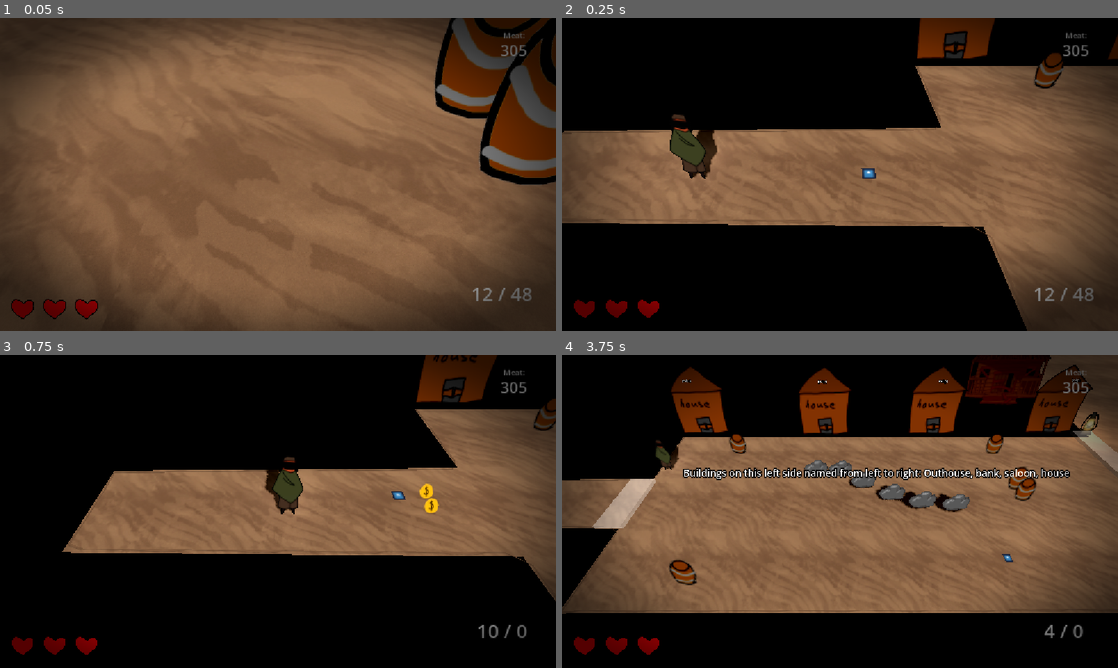
Above: before the commit, frames 1-4 (two rows, left to right).
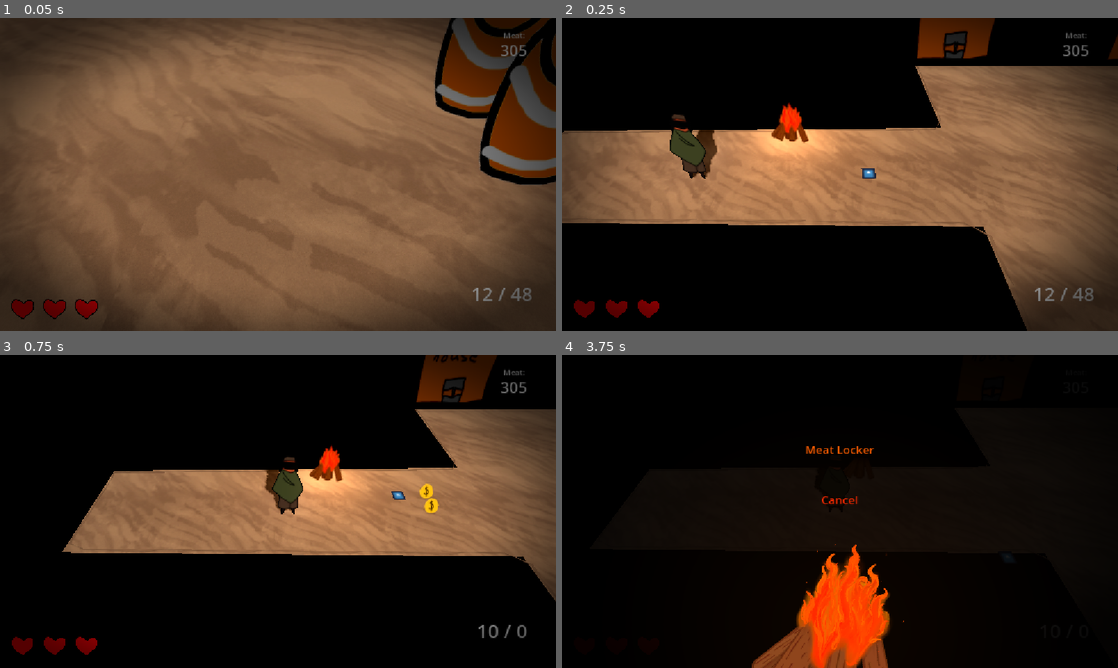
Above: after the commit, the same moments.

Repository: gmuGADIG/DEADSHOT
Game: Godot game, scene res://world/levels/town/level_town_v1.tscn
The game is run twice, just before and just after one commit, with the same random seed, the same clock (stepped at 60 frames per second) and the same inputs. This scene is started directly instead of the project's main scene. The engine's default icon, where the game draws it, is replaced by a stand-in: a white triangle on a blue panel in a dark square. Sound files missing from this copy of the repository are replaced by a short silence.
Inputs (mouse positions are in pixels of both pictures, inside the frame that each line leads up to):
- Up to frame 1 (0.05 s): no input
- Up to frame 2 (0.25 s): no input
- Up to frame 3 (0.75 s): move the mouse to (400, 495) at 0.52 s; press the mouse at (400, 495) at 0.53 s; hold D (move_right) from 0.53 s (still down)
- Up to frame 4 (3.75 s): tap E (interact) at 0.8, 1.35, 2.3, 2.85 s; move the mouse to (728, 527) at 1.27 s; release D (move_right) at 1.28 s; release the mouse at (728, 527) at 1.28 s; hold S (move_down) 1.28-2.03 s; click (728, 527) at 1.55 s; move the mouse to (895, 442) at 2.02 s; press the mouse at (895, 442) at 2.03 s; hold D (move_right) 2.03-2.78 s; move the mouse to (812, 574) at 2.77 s; release the mouse at (812, 574) at 2.78 s; hold W (move_up) 2.78-3.53 s; click (812, 574) at 3.05 s; move the mouse to (1006, 558) at 3.52 s; hold A (move_left) from 3.53 s (still down); hold Shift (quick_purchase) from 3.53 s (still down)

Frame 1 is identical in both runs. In frame 2, 11% of the frame differs, in the area x 1-100%, y 11-85%; in frame 3, 8.8%; in frame 4, 64%, in the area x 0-100%, y 0-100%.

Commit message:
town changes

Diff:
--- a/world/levels/town/level_town_base.tscn
+++ b/world/levels/town/level_town_base.tscn
@@ -15,10 +15,10 @@
 
 [sub_resource type="Curve3D" id="Curve3D_j5c1u"]
 _data = {
-"points": PackedVector3Array(0, 0, 0, 0, 0, 0, -0.06413841, 0, -7.514782, 0, 0, 0, 0, 0, 0, 0.12803817, 0, -39.99015, 0, 0, 0, 0, 0, 0, 23.576307, 0, -39.59797, 0, 0, 0, 0, 0, 0, 23.910992, 0, -7.5492725, 0, 0, 0, 0, 0, 0, 63.82982, 0, -7.638582, 0, 0, 0, 0, 0, 0, 63.776913, 0, -1.8745097, 0, 0, 0, 0, 0, 0, 77.00978, 0, -1.6811069, 0, 0, 0, 0, 0, 0, 76.97667, 0, 1.926316, 0, 0, 0, 0, 0, 0, 63.740177, 0, 2.1274376, 0, 0, 0, 0, 0, 0, 63.691742, 0, 7.404209, 0, 0, 0, 0, 0, 0, 23.81894, 0, 7.3562517, 0, 0, 0, 0, 0, 0, 23.374994, 0, 40.53086, 0, 0, 0, 0, 0, 0, 0.108398676, 0, 40.3 …(314 unchanged characters)…
-"tilts": PackedFloat32Array(0, 0, 0, 0, 0, 0, 0, 0, 0, 0, 0, 0, 0, 0, 0, 0, 0, 0, 0, 0)
+"points": PackedVector3Array(0, 0, 0, 0, 0, 0, -0.06413841, 0, -7.514782, 0, 0, 0, 0, 0, 0, 0.12803817, 0, -39.99015, 0, 0, 0, 0, 0, 0, 8.122021, -0.03421116, -39.923275, 0, 0, 0, 0, 0, 0, 8.207859, 0, -48.844498, 0, 0, 0, 0, 0, 0, 13.6439495, 0, -48.807575, 0, 0, 0, 0, 0, 0, 13.813998, 0, -39.748245, 0, 0, 0, 0, 0, 0, 23.576307, 0, -39.59797, 0, 0, 0, 0, 0, 0, 23.910992, 0, -7.5492725, 0, 0, 0, 0, 0, 0, 63.82982, 0, -7.638582, 0, 0, 0, 0, 0, 0, 63.776913, 0, -1.8745097, 0, 0, 0, 0, 0, 0, 77.00978, 0, -1.6811069, 0, 0, 0, 0, 0, 0, 76.97667, 0, 1.926316, 0, 0, 0, 0, 0, 0, 63.740177, 0, 2.1274376, 0, 0, 0, 0, 0, 0, 63.691742, 0, 7.404209, 0, 0, 0, 0, 0, 0, 23.81894, 0, 7.3562517, 0, 0, 0, 0, 0, 0, 23.374994, 0, 40.53086, 0, 0, 0, 0, 0, 0, 14.903777, 0, 40.449627, 0, 0, 0, 0, 0, 0, 14.994594, 0, 53.713448, 0, 0, 0, 0, 0, 0, 7.821432, 0, 53.842983, 0, 0, 0, 0, 0, 0, 7.9636784, 0, 40.38701, 0, 0, 0, 0, 0, 0, 0.108398676, 0, 40.3 …(314 unchanged characters)…
+"tilts": PackedFloat32Array(0, 0, 0, 0, 0, 0, 0, 0, 0, 0, 0, 0, 0, 0, 0, 0, 0, 0, 0, 0, 0, 0, 0, 0, 0, 0, 0, 0)
 }
-point_count = 20
+point_count = 28
 
 [node name="LevelTown" instance=ExtResource("1_tcp4o")]
 
--- a/world/levels/town/level_town_v1.tscn
+++ b/world/levels/town/level_town_v1.tscn
@@ -12,6 +12,7 @@
 [ext_resource type="PackedScene" uid="uid://cgpuvir86nykf" path="res://world/levels/town/level_town_v2_npc.tscn" id="9_lm1tg"]
 [ext_resource type="PackedScene" uid="uid://h4pbrdsf4bcg" path="res://world/enemy/splitter/enemy_splitter.tscn" id="10_peyec"]
 [ext_resource type="PackedScene" uid="uid://buycij5b3uf5i" path="res://world/npc/paper/paper.tscn" id="12_j473c"]
+[ext_resource type="PackedScene" uid="uid://dwsraqi3f8a1l" path="res://world/interactables/campfire/campfire.tscn" id="13_5bykt"]
 
 [sub_resource type="BoxShape3D" id="BoxShape3D_dynrd"]
 size = Vector3(10, 3, 10)
@@ -32,13 +33,14 @@
 [node name="Encounter 1 Real" parent="Encounters" index="0" instance=ExtResource("2_ovvcg")]
 transform = Transform3D(1, 0, 0, 0, 1, 0, 0, 0, 1, -50.796177, 0, 1.0880146)
 camera_zoom = 1.7
+appear_delay = 0.025
 
 [node name="EncounterShape" type="CollisionShape3D" parent="Encounters/Encounter 1 Real" index="1"]
 transform = Transform3D(3.015, 0, 0, 0, 1, 0, 0, 0, 1.42, -0.66210175, 0, 0)
 shape = SubResource("BoxShape3D_dynrd")
 
 [node name="Blocker" parent="Encounters/Encounter 1 Real" index="2" instance=ExtResource("3_j473c")]
-transform = Transform3D(1.782, 0, 0, 0, 1, 0, 0, 0, 15.629515, 19.925665, -0.06650209, -0.281219)
+transform = Transform3D(1.782, 0, 0, 0, 1, 0, 0, 0, 15.629515, 21.674574, -0.06650209, -0.281219)
 
 [node name="Blocker2" parent="Encounters/Encounter 1 Real" index="3" instance=ExtResource("3_j473c")]
 transform = Transform3D(1.782, 0, 0, 0, 1, 0, 0, 0, 4.257, -17.905468, -0.066615574, 0.20863008)
@@ -118,6 +120,7 @@
 [node name="Encounter 2 Real" parent="Encounters" index="1" instance=ExtResource("2_ovvcg")]
 transform = Transform3D(1, 0, 0, 0, 1, 0, 0, 0, 1, 15.352249, 0, 0.31310797)
 camera_zoom = 1.7
+appear_delay = 0.025
 ending_scene = ExtResource("9_lm1tg")
 
 [node name="EncounterShape" type="CollisionShape3D" parent="Encounters/Encounter 2 Real" index="1"]
@@ -128,7 +131,7 @@
 transform = Transform3D(1.782, 0, 0, 0, 1, 0, 0, 0, 4.257, 18.598312, -0.06661462, 0.85690546)
 
 [node name="Blocker" parent="Encounters/Encounter 2 Real" index="3" instance=ExtResource("3_j473c")]
-transform = Transform3D(1.782, 0, 0, 0, 1, 0, 0, 0, 14.467296, -18.219084, -0.06661271, 0.25013113)
+transform = Transform3D(1.782, 0, 0, 0, 1, 0, 0, 0, 14.467296, -20.67757, -0.06661271, 0.25013113)
 
 [node name="Barrel9" parent="Encounters/Encounter 2 Real" index="4" instance=ExtResource("4_5bykt")]
 transform = Transform3D(1, 0, 0, 0, 1, 0, 0, 0, 1, -12.839815, 0.01517202, -3.3371098)
@@ -204,3 +207,6 @@
 
 [node name="Paper" parent="." index="15" instance=ExtResource("12_j473c")]
 transform = Transform3D(1, 0, 0, 0, 1, 0, 0, 0, 1, 5.6706986, 0, -3.960771)
+
+[node name="Campfire" parent="." index="16" instance=ExtResource("13_5bykt")]
+transform = Transform3D(1, 0, 0, 0, 1, 0, 0, 0, 1, -46.734806, -0.04697272, -1.3176425)
--- a/world/levels/town/level_town_v2_npc.tscn
+++ b/world/levels/town/level_town_v2_npc.tscn
@@ -20,6 +20,9 @@
 transform = Transform3D(1, 0, 0, 0, 1, 0, 0, 0, 1, 75.78856, 0, -0.065726995)
 target_scene = "uid://crgv6bkolrlyy"
 target_entry_point = "Left"
+
+[node name="Player" parent="." index="6"]
+transform = Transform3D(1, 0, 0, 0, 1, 0, 0, 0, 1, 11.46693, 0, 0)
 
 [node name="Comment" parent="Comments" index="4" instance=ExtResource("4_6mxwy")]
 transform = Transform3D(1, 0, 0, 0, 1, 0, 0, 0, 1, -88.752525, -0.019320965, 0)
--- a/world/levels/town/level_town_v3.tscn
+++ b/world/levels/town/level_town_v3.tscn
@@ -11,6 +11,7 @@
 [ext_resource type="PackedScene" uid="uid://b4n4rflu3my0v" path="res://world/enemy/longhorn/longhorn.tscn" id="9_gvfx8"]
 [ext_resource type="PackedScene" uid="uid://ohg0len20ido" path="res://world/levels/town/level_town_v4_boss.tscn" id="9_l7ewn"]
 [ext_resource type="PackedScene" uid="uid://h4pbrdsf4bcg" path="res://world/enemy/splitter/enemy_splitter.tscn" id="10_ma23k"]
+[ext_resource type="PackedScene" uid="uid://dwsraqi3f8a1l" path="res://world/interactables/campfire/campfire.tscn" id="12_6u3i3"]
 
 [sub_resource type="BoxShape3D" id="BoxShape3D_h2go5"]
 size = Vector3(10, 3, 10)
@@ -19,6 +20,9 @@
 size = Vector3(10, 3, 10)
 
 [node name="LevelTown3" instance=ExtResource("1_64v5s")]
+
+[node name="Player" parent="." index="6"]
+transform = Transform3D(1, 0, 0, 0, 1, 0, 0, 0, 1, 12.090755, 0, 48.140087)
 
 [node name="Encounters" type="Node3D" parent="." index="14"]
 transform = Transform3D(1, 0, 0, 0, 1, 0, 0, 0, 1, 28.9888, 0.06661462, -0.24382162)
@@ -26,6 +30,7 @@
 [node name="Encounter 3 Real" parent="Encounters" index="0" instance=ExtResource("2_8nofb")]
 transform = Transform3D(1, 0, 0, 0, 1, 0, 0, 0, 1, -16.374382, -0.06661462, 30.351206)
 camera_zoom = 1.7
+appear_delay = 0.015
 
 [node name="EncounterShape" type="CollisionShape3D" parent="Encounters/Encounter 3 Real" index="1"]
 transform = Transform3D(2.22, 0, 0, 0, 1, 0, 0, 0, 2.025, -0.7020855, 0, -0.38622665)
@@ -166,6 +171,7 @@
 [node name="Encounter 4 Real" parent="Encounters" index="1" instance=ExtResource("2_8nofb")]
 transform = Transform3D(1, 0, 0, 0, 1, 0, 0, 0, 1, -16.994127, -0.06661462, -21.964973)
 camera_zoom = 1.7
+appear_delay = 0.015
 ending_scene = ExtResource("9_l7ewn")
 
 [node name="EncounterShape" type="CollisionShape3D" parent="Encounters/Encounter 4 Real" index="1"]
@@ -270,3 +276,6 @@
 
 [node name="EnemyTest12" parent="Encounters/Encounter 4 Real" index="34" instance=ExtResource("10_ma23k")]
 transform = Transform3D(1, 0, 0, 0, 1, 0, 0, 0, 1, 1.5674849, -3.0398369e-06, -3.777277)
+
+[node name="Campfire" parent="." index="15" instance=ExtResource("12_6u3i3")]
+transform = Transform3D(1, 0, 0, 0, 1, 0, 0, 0, 1, 8.875153, 0.21470356, 47.442585)
--- a/world/levels/town/level_town_v4_boss.tscn
+++ b/world/levels/town/level_town_v4_boss.tscn
@@ -20,7 +20,7 @@
 shape = SubResource("BoxShape3D_j4103")
 
 [node name="Player" parent="." index="6"]
-transform = Transform3D(1, 0, 0, 0, 1, 0, 0, 0, 1, 8.3684225, 0, 4.9706383)
+transform = Transform3D(1, 0, 0, 0, 1, 0, 0, 0, 1, 10.288485, 0, 4.5333595)
 
 [node name="CorruptHeart" parent="." index="14" instance=ExtResource("2_28xow")]
 transform = Transform3D(1, 0, 0, 0, 1, 0, 0, 0, 1, 18.908998, 0, 1.6071377)
Not shown: 1 places in world/levels/town/level_town_v1.tscn that only renumber resources
Not shown: 1 places in world/levels/town/level_town_v3.tscn that only renumber resources
